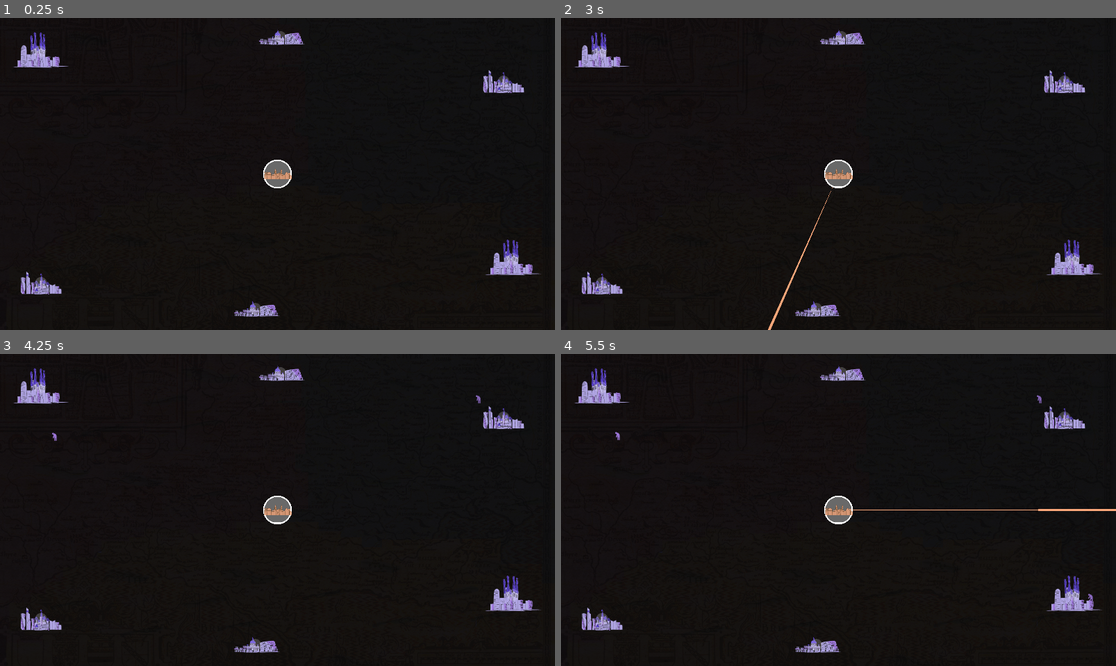
Above: before the commit, frames 1-4 (two rows, left to right).
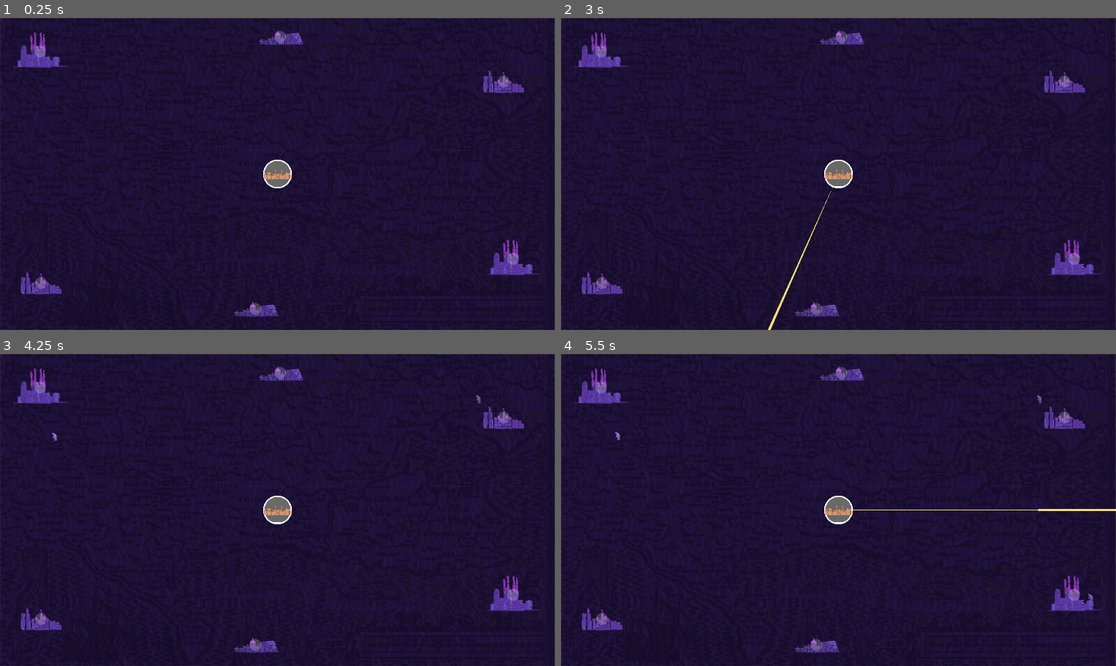
Above: after the commit, the same moments.

Repository: amirblum/OrHaolam-JLM2025
Game: Godot game, scene res://scenes/main/Main.tscn
The game is run twice, just before and just after one commit, with the same random seed, the same clock (stepped at 60 frames per second) and the same inputs.
Inputs (mouse positions are in pixels of both pictures, inside the frame that each line leads up to):
- Up to frame 1 (0.25 s): no input
- Up to frame 2 (3 s): tap Enter at 0.5, 2 s; move the mouse to (960, 158) at 0.52 s; hold D 0.53-1.28 s; tap P at 0.6 s; click (960, 158) at 0.67 s; tap Space at 0.77, 1.25, 1.52, 2.75 s; move the mouse to (727, 189) at 1.27 s; hold S 1.28-2.03 s; tap O at 1.35 s; move the mouse to (894, 105) at 2.02 s; hold D 2.03-2.78 s; tap Q at 2.1 s; move the mouse to (810, 236) at 2.77 s; hold W from 2.78 s (still down); tap E at 2.85 s; click (810, 236) at 2.92 s
- Up to frame 3 (4.25 s): tap Space at 3.02, 3.77 s; move the mouse to (444, 556) at 3.52 s; release W at 3.53 s; hold A from 3.53 s (still down); tap T at 3.6 s
- Up to frame 4 (5.5 s): tap Enter at 4.25 s; move the mouse to (672, 463) at 4.27 s; tap P at 4.35 s; tap Space at 4.52, 5 s; move the mouse to (866, 510) at 5.02 s; release A at 5.03 s; hold S from 5.03 s (still down); tap O at 5.1 s; click (866, 510) at 5.17 s

The runs differ from the first frame. In frame 1, 99% of the frame differs, in the area x 0-100%, y 0-100%; in frame 2, 99%; in frame 3, 99%; in frame 4, 99%.

Commit message:
artwicks

Diff:
--- a/scenes/cone/Cone.gd
+++ b/scenes/cone/Cone.gd
@@ -124,7 +124,7 @@
 
 	# 3. Draw the filled shape
 	# Color: faa77a
-	var color = Color.html("faa77a")
+	var color = Color.html("f4e269")
 	draw_polygon(points, PackedColorArray([color]))
 
 	## 4. Draw a solid white outline for better definition
--- a/scenes/person/Person.gd
+++ b/scenes/person/Person.gd
@@ -128,5 +128,5 @@
 		return dark_texture
 
 func rand_modulate() -> void:
-	var col = randf_range(0.8, 1)
+	var col = randf_range(0.7, 1)
 	modulate = Color(col,col,col)
Binary file changed: assets/BG.png
Binary file changed: assets/finals/barcelona_dark.png
Binary file changed: assets/finals/barcelona_light.png
Binary file added: assets/finals/jerusalem.png
Not shown, added: assets/finals/jerusalem.png.import
Binary file changed: assets/finals/moscow_dark.png
Binary file changed: assets/finals/moscow_light.png
Binary file changed: assets/finals/rome_dark.png
Binary file changed: assets/finals/rome_light.png
